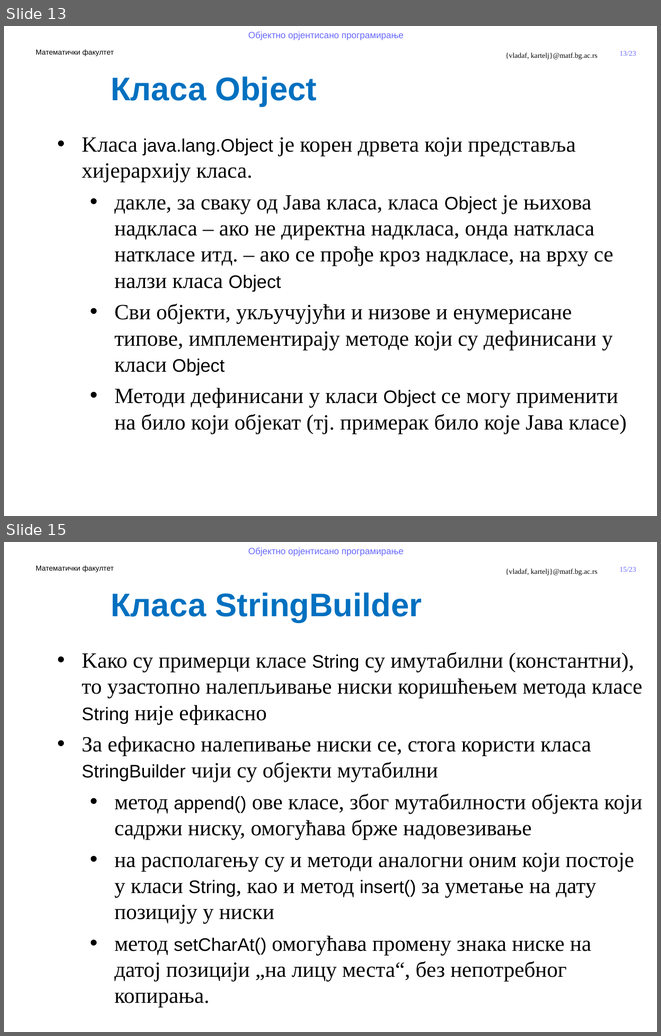
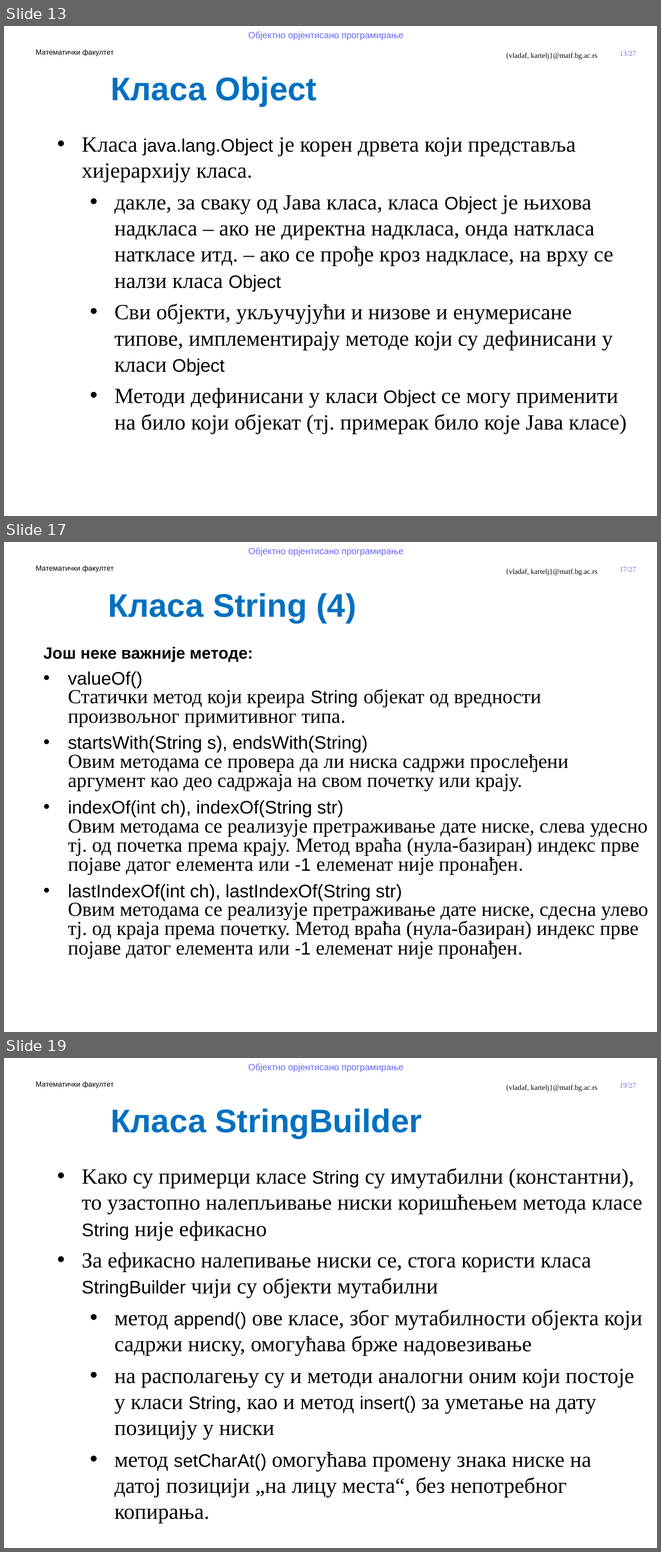
Before and after one commit to MatfOOP/OOP, a slide deck: predavanja/prezentacije/OOP07-1-Predefinisani tipovi u Javi.pptx. Shown one above the other, each under a label of ours: slides 13 and 15 before the commit, slides 13, 17 and 19 after it; the slides between them are not shown. The pictures are 661x1036 and 661x1552 pixels, drawn with LibreOffice and Linux fonts; fonts in the diff are those of the drawing; background and template pictures are left out. Boxes give left, top, right and bottom in pixels: in the first picture for what was removed or moved away, otherwise in the second. Text is boxed around its words. In the diff, an @@ line names an element or a change of style, - is before the commit and + after.

```diff
--- a/predavanja/prezentacije/OOP07-1-Predefinisani tipovi u Javi.pptx
+++ b/predavanja/prezentacije/OOP07-1-Predefinisani tipovi u Javi.pptx
@@ slide 17 added at bbox=[4, 542, 657, 1032], background #FFFFFF; not listed: 5 template elements that a slide beside it also shows @@
@@ text added at bbox=[108, 593, 356, 623], 36 pt, text #0070C0, bold @@
+Класа String (4)
@@ text added at bbox=[43, 646, 648, 959], 22 pt, text #000000 @@
+Још неке важније методе:
+• valueOf()
+  Статички метод који креира String објекат од вредности произвољног примитивног типа.
+• startsWith(String s), endsWith(String)
+  Овим методама се провера да ли ниска садржи прослеђени аргумент као део садржаја на свом почетку или крају.
+• indexOf(int ch), indexOf(String str)
+  Овим методама се реализује претраживање дате ниске, слева удесно тј. од почетка према крају. Метод враћа (нула-базиран) индекс прве појаве датог елемента или -1 елеменат није пронађен.
+• lastIndexOf(int ch), lastIndexOf(String str)
+  Овим методама се реализује претраживање дате ниске, сдесна улево тј. од краја према почетку. Метод враћа (нула-базиран) индекс прве појаве датог елемента или -1 елеменат није пронађен.
@@ page number at bbox=[619, 51, 636, 56]: text changed @@
-13/23
+13/27
@@ what was slide 15 is now slide 19 @@
@@ page number at bbox=[619, 1083, 636, 1088]: text changed @@
-15/23
+19/27
```
Also in this commit, not shown: 1 slide changed, 3 other slides added, 23 other files.
